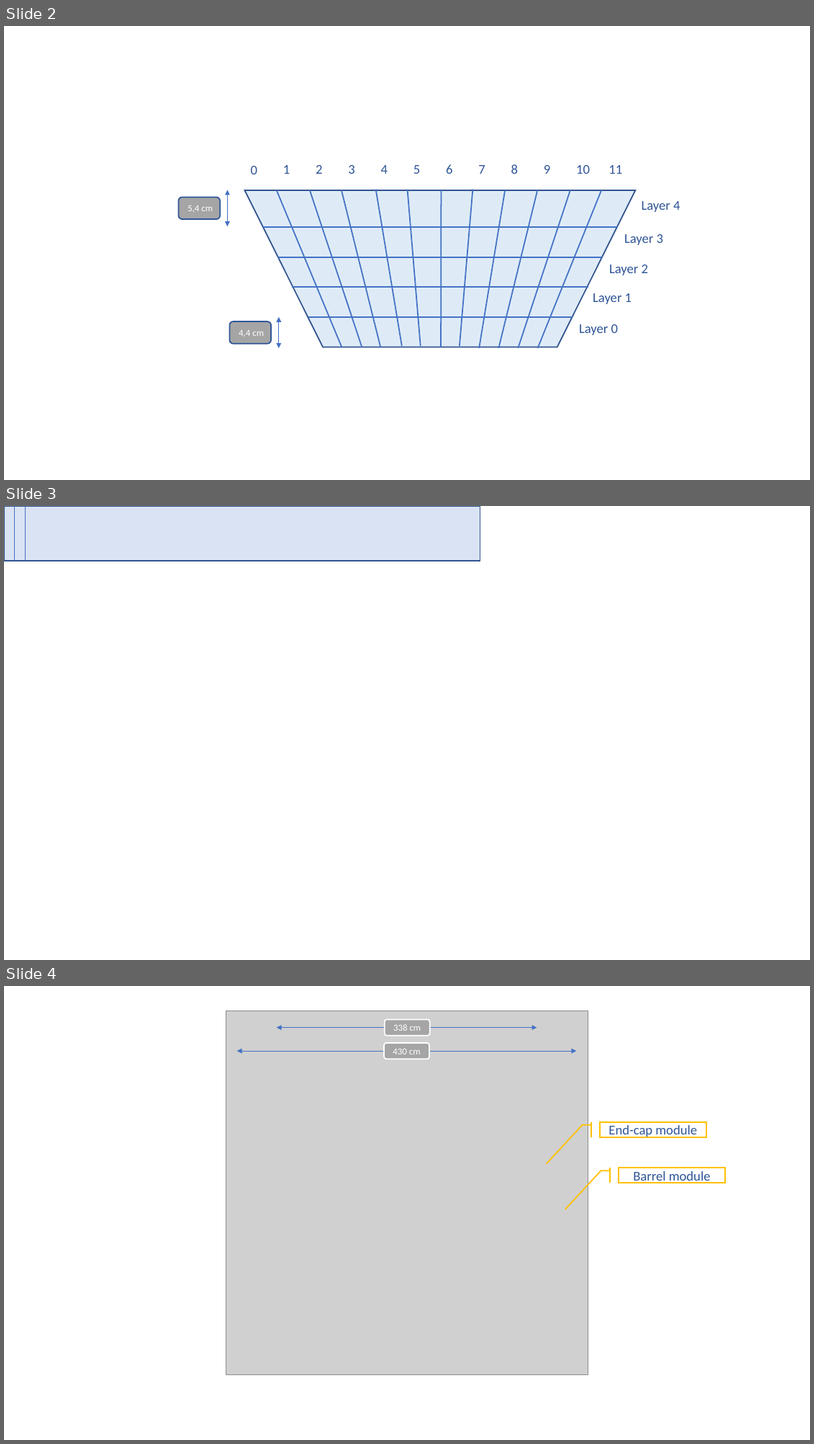
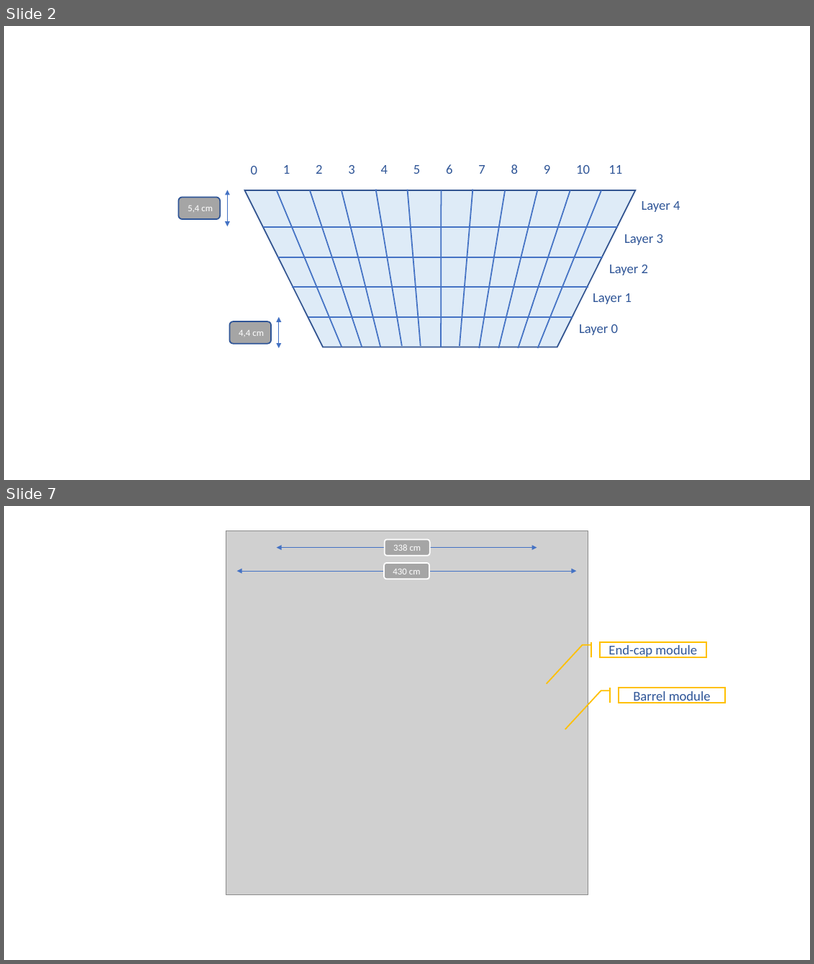
Before and after one commit to Trenchcoat95/thesys2019, a slide deck: Immagini.pptx. Shown one above the other, each under a label of ours: slides 2, 3 and 4 before the commit, slides 2 and 7 after it; the slides between them are not shown. The pictures are 814x1444 and 814x964 pixels, drawn with LibreOffice and Linux fonts; fonts in the diff are those of the drawing; grey boxes stand for pictures. Boxes give left, top, right and bottom in pixels: in the first picture for what was removed or moved away, otherwise in the second. Text is boxed around its words. In the diff, an @@ line names an element or a change of style, - is before the commit and + after.

```diff
--- a/Immagini.pptx
+++ b/Immagini.pptx
@@ slide 3 removed at <box>4,506,810,960</box>, background #FFFFFF @@
@@ rectangle removed at <box>4,506,480,561</box> @@
@@ line removed from (14, 506) to (14, 561) @@
@@ line removed from (25, 506) to (25, 561) @@
@@ what was slide 4 is now slide 7 @@
```
Also in this commit, not shown: 4 slides added, 48 other files.
